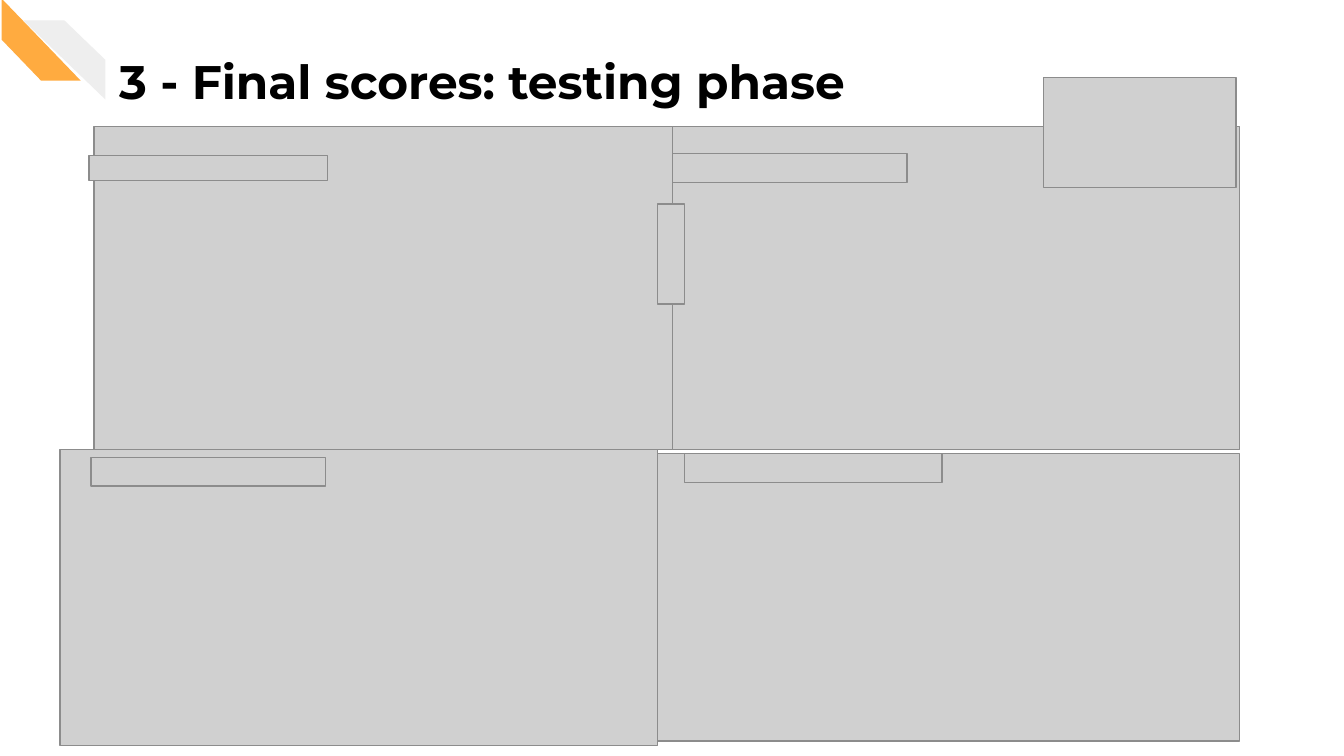
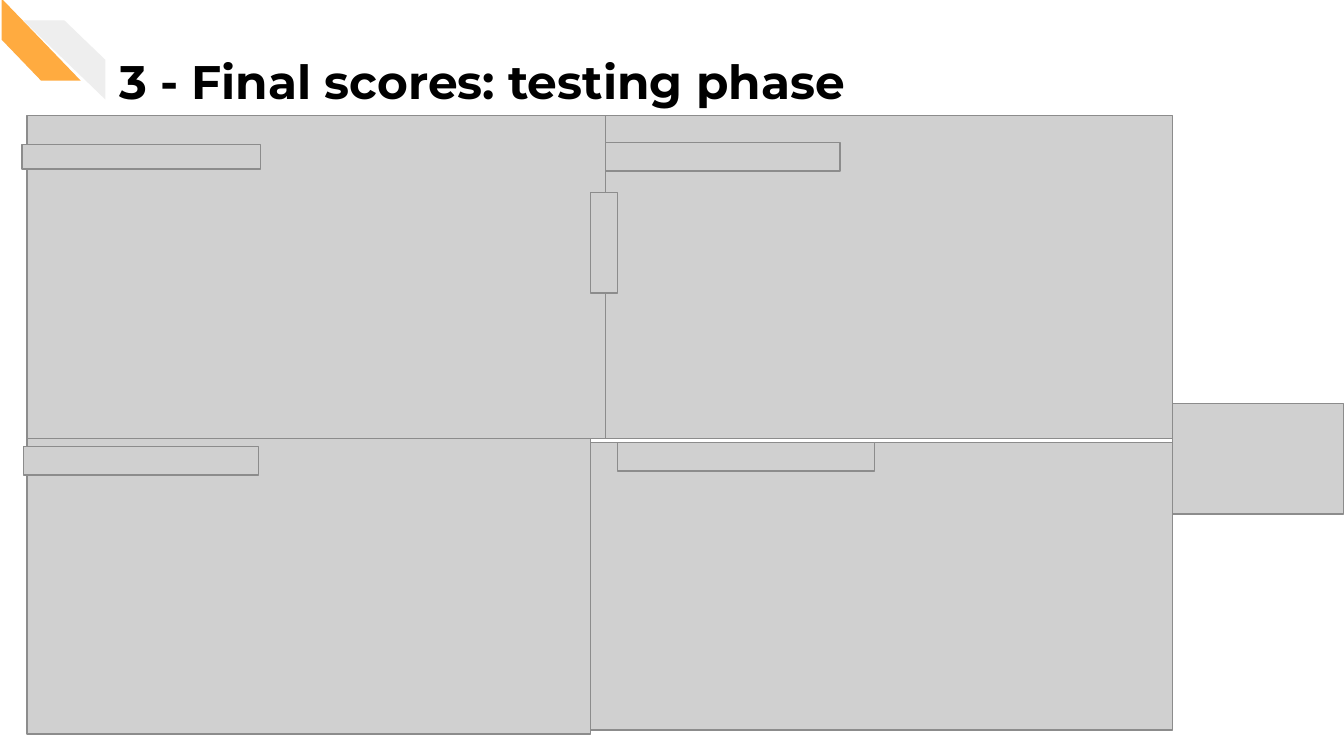
Before and after one commit to CorsiDanilo/bitcoin-price-prediction-with-pyspark, a slide deck: slide 26 of presentation/presentation.pptx. Drawn at 1344x756 pixels with LibreOffice and Linux fonts; fonts in the diff are those of the drawing; grey boxes stand for pictures. Boxes give left, top, right and bottom in pixels: in the first picture for what was removed or moved away, otherwise in the second. Text is boxed around its words. In the diff, an @@ line names an element or a change of style, - is before the commit and + after.

```diff
--- a/presentation/presentation.pptx
+++ b/presentation/presentation.pptx
@@ picture: place and size @@
-picture at (1044,78,1236,188)
+picture at (1172,403,1343,513)
@@ 8 pictures: place and size @@
-8 pictures at (89,126,1241,742)
+8 pictures at (22,116,1173,730)
@@ picture: place and size @@
-picture at (60,450,659,746)
+picture at (27,438,590,734)
```
